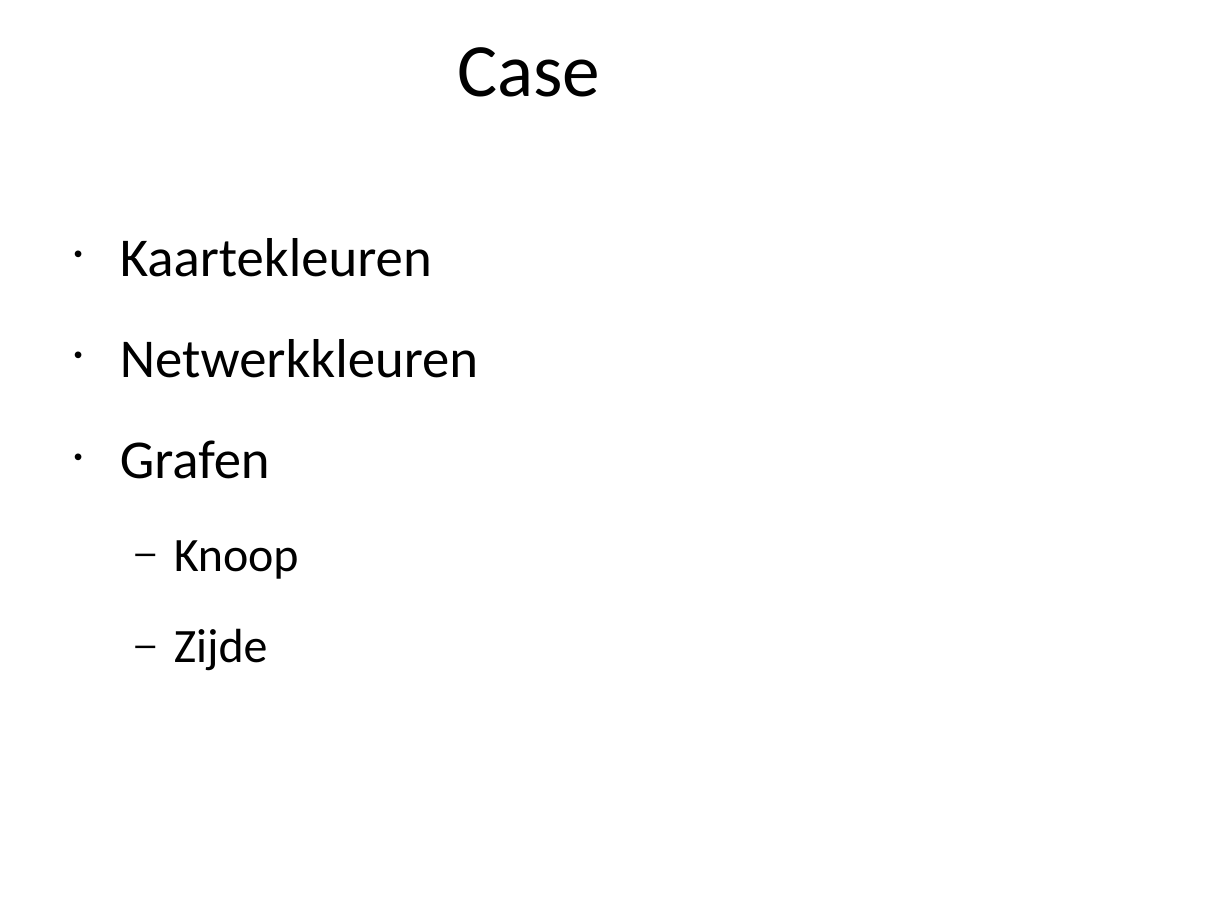
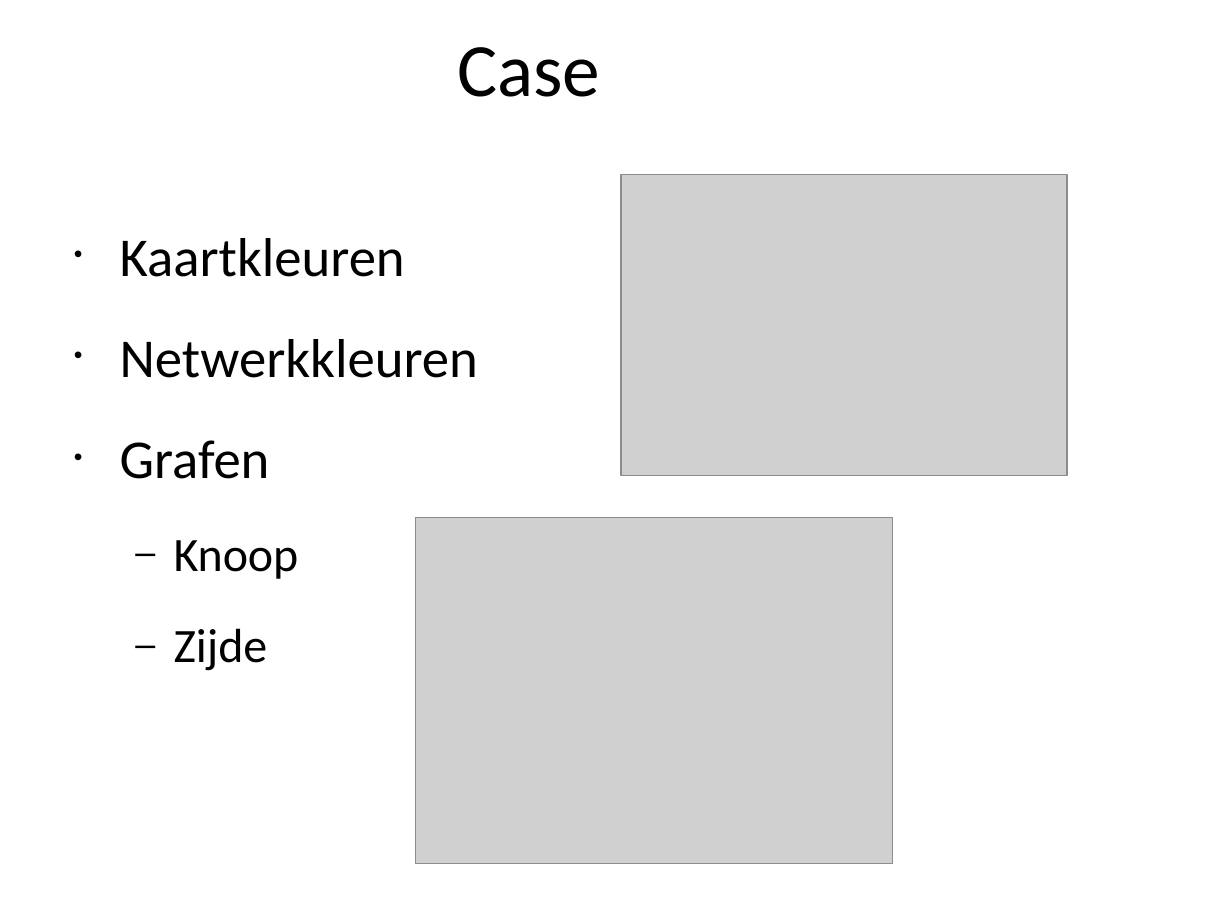
Before and after one commit to marten2/Heuristieken, a slide deck: slide 3 of Graafkleuring1.ppt. Drawn at 1232x924 pixels with LibreOffice and Linux fonts; fonts in the diff are those of the drawing; grey boxes stand for pictures; background and template pictures are left out. Boxes give left, top, right and bottom in pixels: in the first picture for what was removed or moved away, otherwise in the second. Text is boxed around its words. In the diff, an @@ line names an element or a change of style, - is before the commit and + after.

```diff
--- a/Graafkleuring1.ppt
+++ b/Graafkleuring1.ppt
@@ picture added at (x1=621, y1=175, x2=1067, y2=476) @@
@@ text at (x1=120, y1=238, x2=405, y2=277): text changed @@
-• Kaartekleuren
+• Kaartkleuren
@@ text at (x1=120, y1=339, x2=478, y2=671): indent changed @@
@@ picture added at (x1=415, y1=517, x2=893, y2=864) @@
```
Also in this commit, not shown: 9 other slides changed.
